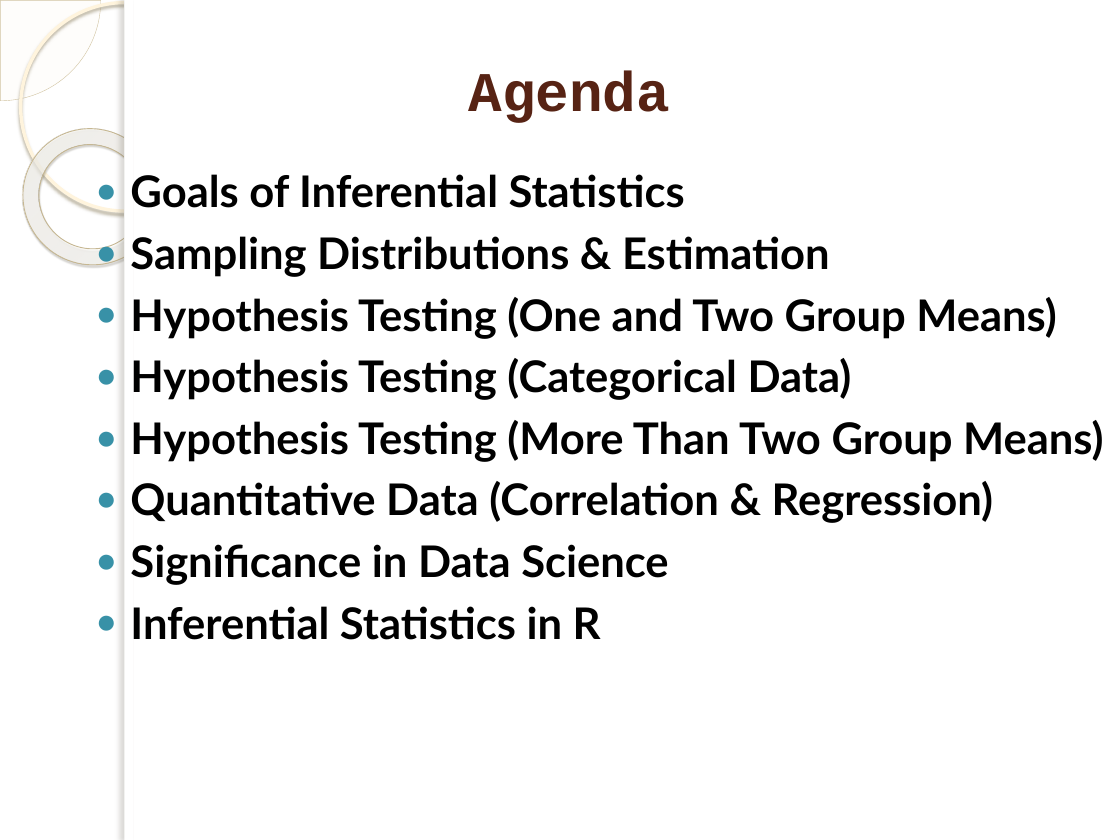
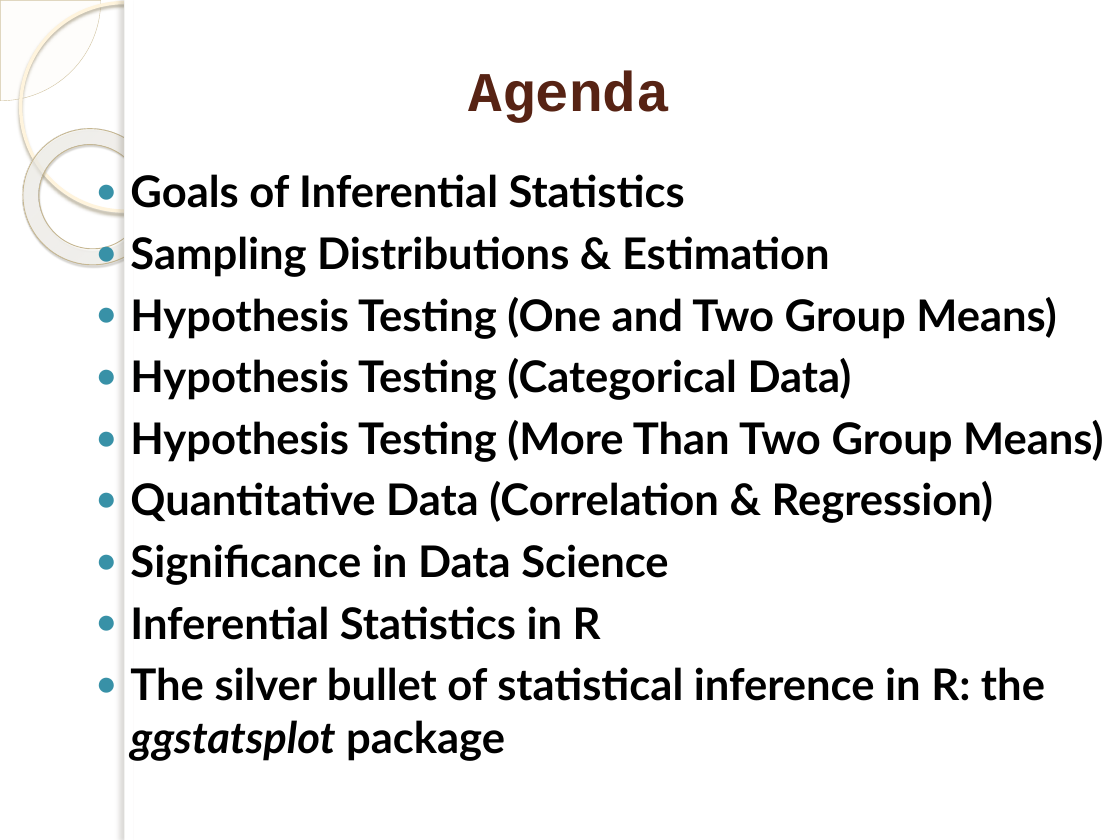
Before and after one commit to marinfotache/Data-Processing-Analysis-Science-with-R, a slide deck: slide 2 of 10 Basic Inferential Statistics/10_basic_inferential_statistics.pptx. Drawn at 1120x840 pixels with LibreOffice and Linux fonts; fonts in the diff are those of the drawing; background and template pictures are left out. Boxes give left, top, right and bottom in pixels: in the first picture for what was removed or moved away, otherwise in the second. Text is boxed around its words. In the diff, an @@ line names an element or a change of style, - is before the commit and + after.

```diff
--- a/10 Basic Inferential Statistics/10_basic_inferential_statistics.pptx
+++ b/10 Basic Inferential Statistics/10_basic_inferential_statistics.pptx
@@ text at bbox=[130, 667, 1045, 761]: paragraph added @@
+● The silver bullet of statistical inference in R: the ggstatsplot package
```
Also in this commit, not shown: 2 other slides changed, 2 slides added, 1 slide removed.
